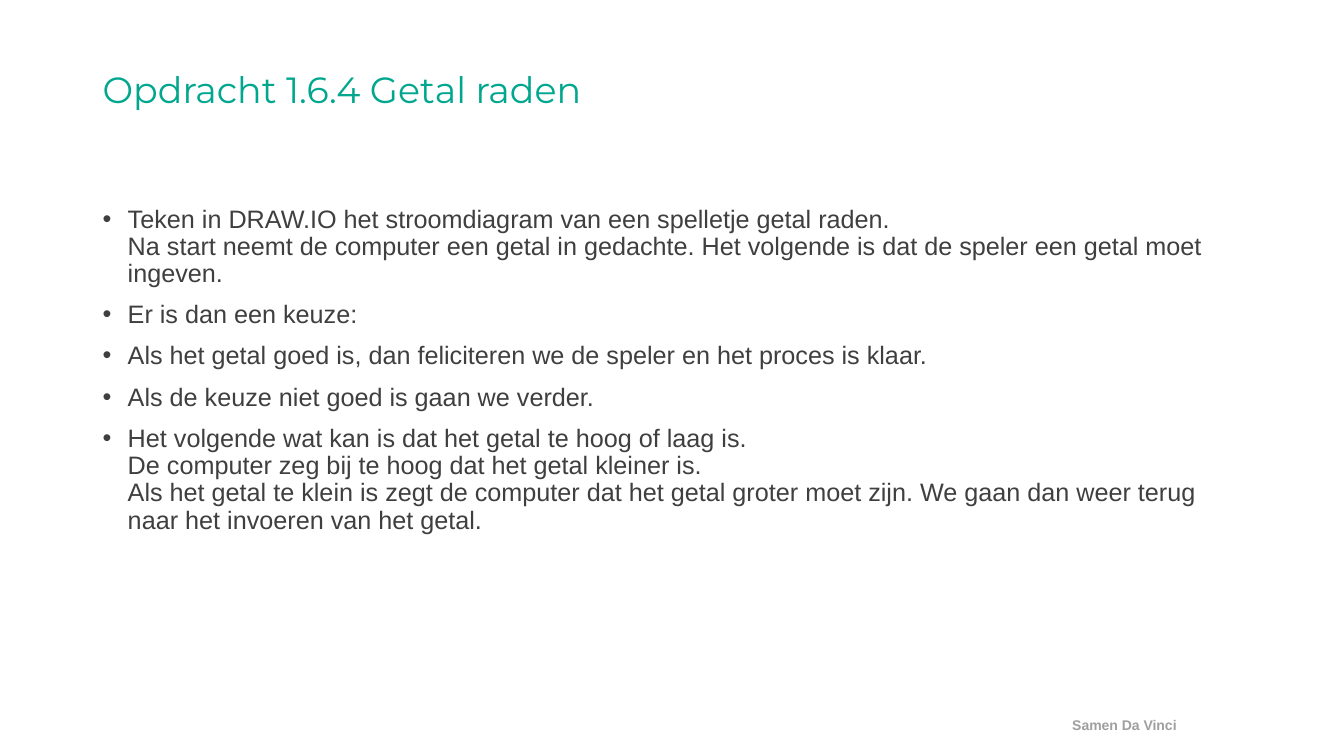
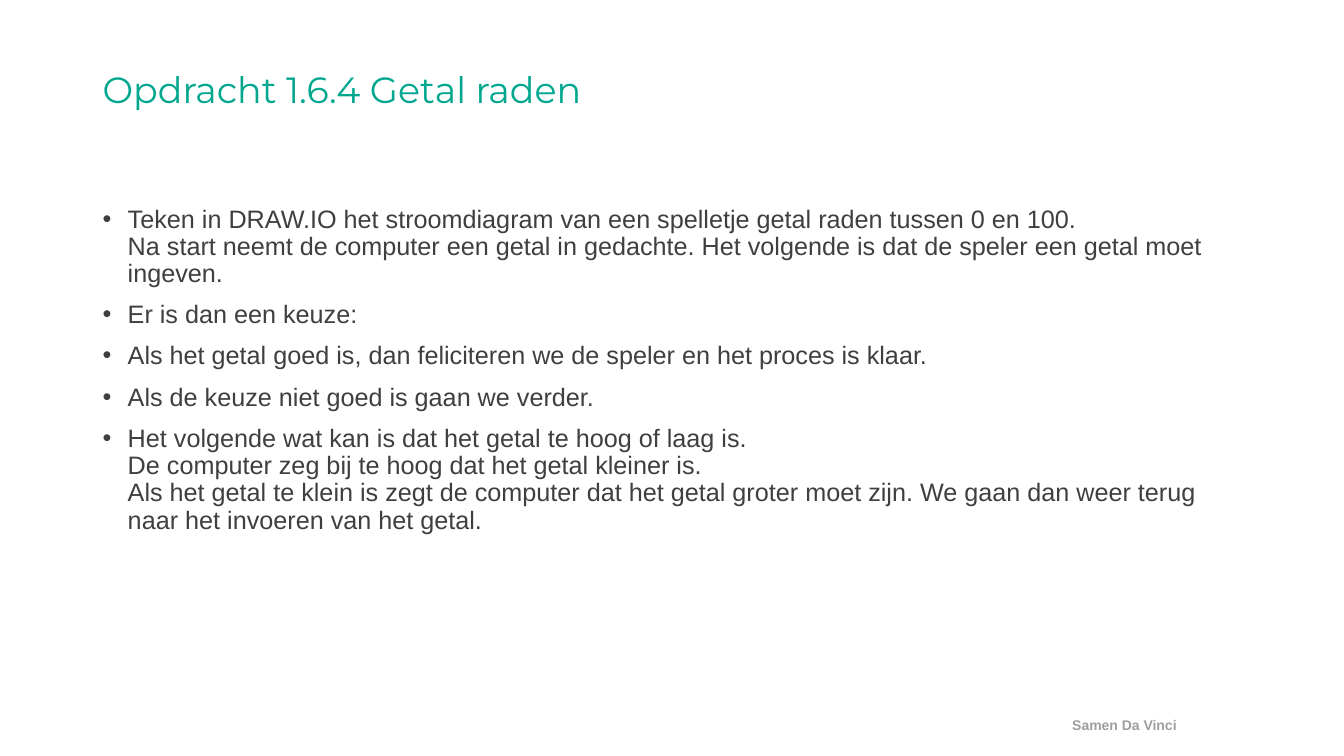
Before and after one commit to ArjanKam/Onderwijs, a slide deck: slide 16 of L01P01 - Smartlab IOT - Flowcharts - Edublocks/L01P01 - Week 01 - Flowcharts/L01P01 - Week 01 - Les2 - Stroomdiagram.pptx. Drawn at 1344x756 pixels with LibreOffice and Linux fonts; fonts in the diff are those of the drawing; background and template pictures are left out. Boxes give left, top, right and bottom in pixels: in the first picture for what was removed or moved away, otherwise in the second. Text is boxed around its words. In the diff, an @@ line names an element or a change of style, - is before the commit and + after.

```diff
--- a/L01P01 - Smartlab IOT - Flowcharts - Edublocks/L01P01 - Week 01 - Flowcharts/L01P01 - Week 01 - Les2 - Stroomdiagram.pptx
+++ b/L01P01 - Smartlab IOT - Flowcharts - Edublocks/L01P01 - Week 01 - Flowcharts/L01P01 - Week 01 - Les2 - Stroomdiagram.pptx
@@ text at <box>128,209,1201,287</box>: text changed @@
-• Teken in DRAW.IO het stroomdiagram van een spelletje getal raden.
-  Na start neemt de computer een getal in gedachte. Het volgende is dat de speler een getal moet ingeven.
+• Teken in DRAW.IO het stroomdiagram van een spelletje getal raden tussen 0 en 100.
+  Na start neemt de computer een getal in gedachte. Het volgende is dat de speler een getal moet ingeven.
```
Also in this commit, not shown: 6 other files.
